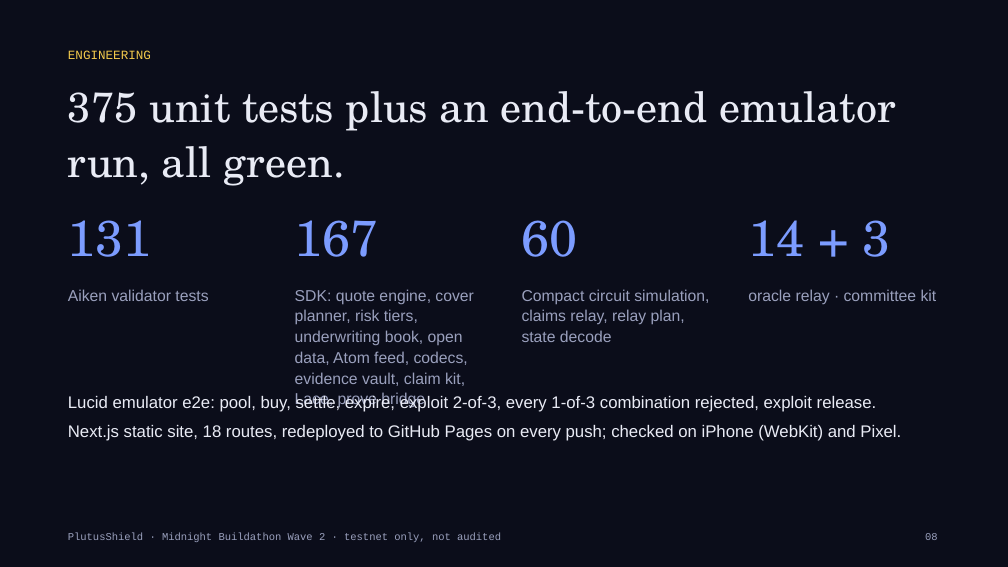
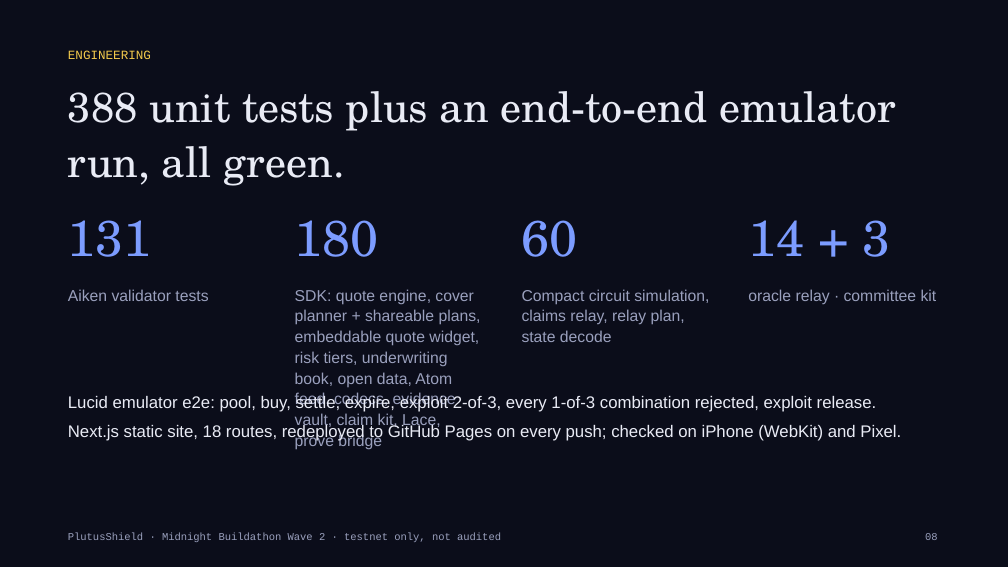
Before and after one commit to Kshot3000/PlutusShield, a slide deck: slide 8 of docs/buildathon/PlutusShield-Wave2-deck.pptx. Drawn at 1008x567 pixels with LibreOffice and Linux fonts; fonts in the diff are those of the drawing. Boxes give left, top, right and bottom in pixels: in the first picture for what was removed or moved away, otherwise in the second. Text is boxed around its words. In the diff, an @@ line names an element or a change of style, - is before the commit and + after.

Commit message:
Embeddable cover quote: one iframe puts a live PlutusShield quote in a partner dApp
- SDK embed.ts: EmbedConfig codec (p, c, a, d, t, ref), lenient decode with
  warnings (term clamped, SLA refused), embedSnippet/embedUrl, resize
  postMessage script, embedQuote() = quote() + /plan share query; 9 tests
- /embed/quote/: bare widget (no site chrome), dark/light, amount, currency
  and term controls, opens the cover as a /plan link in a new tab; never
  touches a wallet
- /docs/embed: snippet builder with live preview, params, auto-size, SDK use
- README roadmap, Wave 2 progress, deck (SDK 180, total 388), test report

```diff
--- a/docs/buildathon/PlutusShield-Wave2-deck.pptx
+++ b/docs/buildathon/PlutusShield-Wave2-deck.pptx
@@ text at box(68, 91, 896, 186): text changed @@
-375 unit tests plus an end-to-end emulator run, all green.
+388 unit tests plus an end-to-end emulator run, all green.
@@ text at box(295, 220, 379, 257): text changed @@
-167
+180
@@ text at box(295, 289, 481, 449): text changed @@
-SDK: quote engine, cover planner, risk tiers, underwriting book, open data, Atom feed, codecs, evidence vault, claim kit, Lace, prove bridge
+SDK: quote engine, cover planner + shareable plans, embeddable quote widget, risk tiers, underwriting book, open data, Atom feed, codecs, evidence vault, claim kit, Lace, prove bridge
```
Also in this commit, not shown: 18 other files.
